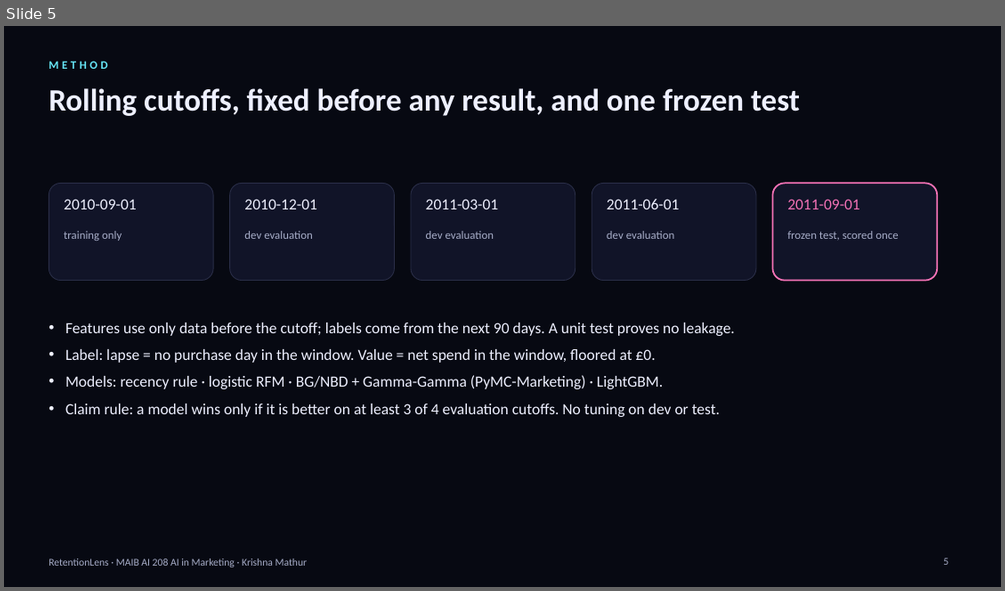
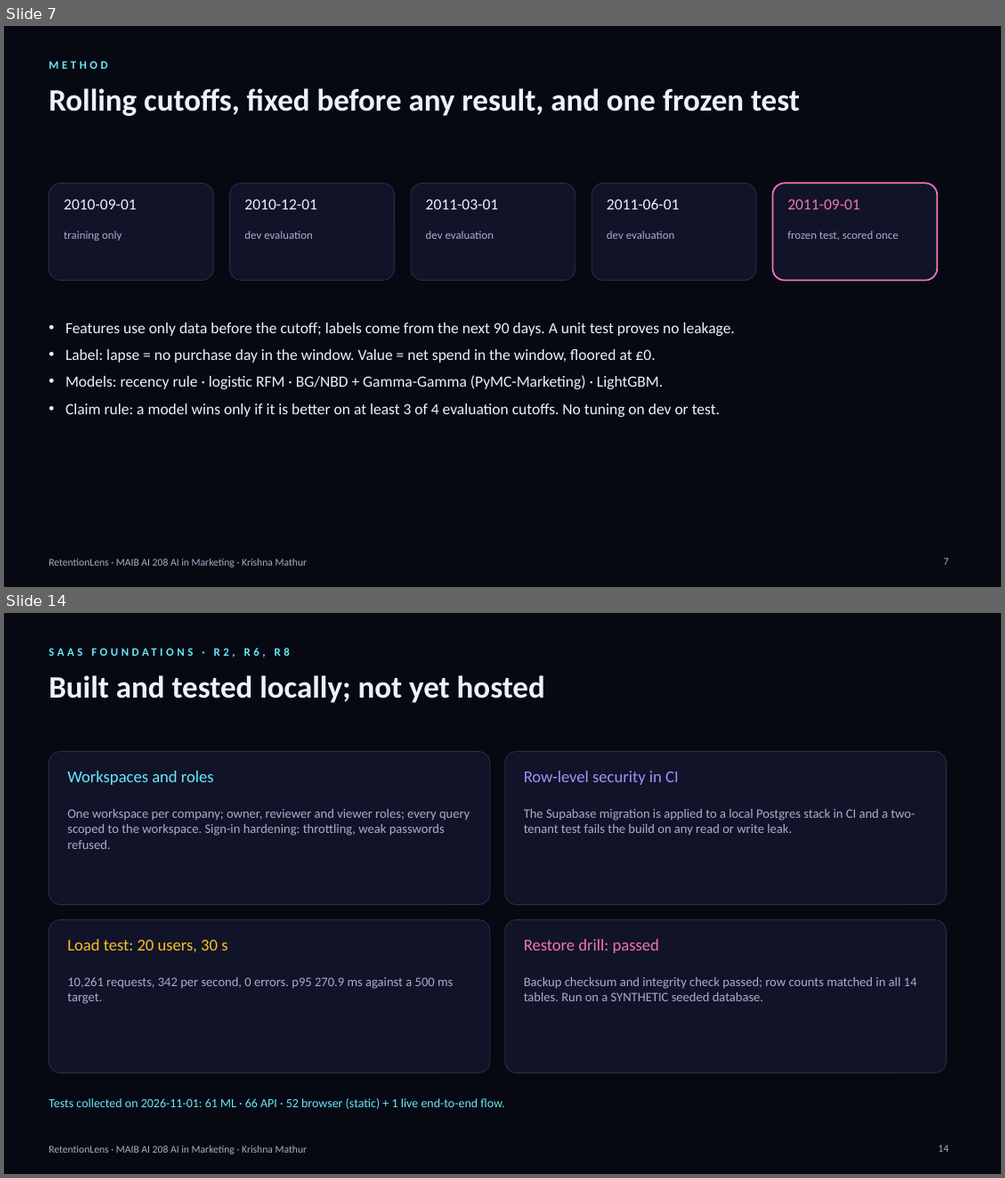
Before and after one commit to krish2105/Retention-Lens-AI-in-Marketing-, a slide deck: submissions/RetentionLens_Presentation.pptx. Shown one above the other, each under a label of ours: slide 5 before the commit, slides 7 and 14 after it; the slides between them are not shown. The pictures are 1005x591 and 1005x1178 pixels, drawn with LibreOffice and Linux fonts; fonts in the diff are those of the drawing. Boxes give left, top, right and bottom in pixels: in the first picture for what was removed or moved away, otherwise in the second. Text is boxed around its words. In the diff, an @@ line names an element or a change of style, - is before the commit and + after.

Commit message:
docs(submission): refresh screenshots, 18-slide deck and 17-page report with R2–R5b, SaaS foundations and what is still missing

```diff
--- a/submissions/RetentionLens_Presentation.pptx
+++ b/submissions/RetentionLens_Presentation.pptx
@@ slide 14 added at box(4, 613, 1001, 1174), background #070912; not listed: 1 template element that a slide beside it also shows @@
@@ text added at box(48, 644, 797, 666), 11 pt, text #67E8F9, bold @@
+SAAS FOUNDATIONS · R2, R6, R8
@@ text added at box(48, 675, 545, 703), 30 pt, text #EEF0FF, bold @@
+Built and tested locally; not yet hosted
@@ rounded rectangle added at box(48, 751, 490, 905), fill #12152A at 92% opacity, outline #2A2E48 0.75 pt @@
@@ text added at box(67, 771, 214, 785), 16 pt, text #67E8F9 @@
+Workspaces and roles
@@ rounded rectangle added at box(505, 751, 947, 905), fill #12152A at 92% opacity, outline #2A2E48 0.75 pt @@
@@ text added at box(524, 771, 679, 785), 16 pt, text #A78BFA @@
+Row-level security in CI
@@ text added at box(67, 809, 469, 849), 12.5 pt, text #A7ADC8 @@
+One workspace per company; owner, reviewer and viewer roles; every query scoped to the workspace. Sign-in hardening: throttling, weak passwords refused.
@@ text added at box(524, 809, 914, 835), 12.5 pt, text #A7ADC8 @@
+The Supabase migration is applied to a local Postgres stack in CI and a two-tenant test fails the build on any read or write leak.
@@ rounded rectangle added at box(48, 919, 490, 1073), fill #12152A at 92% opacity, outline #2A2E48 0.75 pt @@
@@ rounded rectangle added at box(505, 919, 947, 1073), fill #12152A at 92% opacity, outline #2A2E48 0.75 pt @@
@@ text added at box(67, 939, 227, 952), 16 pt, text #FBBF24 @@
+Load test: 20 users, 30 s
@@ text added at box(524, 939, 659, 953), 16 pt, text #F472B6 @@
+Restore drill: passed
@@ text added at box(67, 977, 453, 1004), 12.5 pt, text #A7ADC8 @@
+10,261 requests, 342 per second, 0 errors. p95 270.9 ms against a 500 ms target.
@@ text added at box(524, 977, 917, 1001), 12.5 pt, text #A7ADC8 @@
+Backup checksum and integrity check passed; row counts matched in all 14 tables. Run on a SYNTHETIC seeded database.
@@ text added at box(48, 1098, 504, 1109), 12 pt, text #67E8F9 @@
+Tests collected on 2026-11-01: 61 ML · 66 API · 52 browser (static) + 1 live end-to-end flow.
@@ page number added at box(938, 1144, 948, 1151), 10 pt, text #A7ADC8 @@
+14
@@ what was slide 5 is now slide 7 @@
@@ page number at box(943, 557, 948, 564): text changed @@
-5
+7
```
Also in this commit, not shown: 7 slides changed, 5 other slides added, 2 slides removed, 35 other files.
